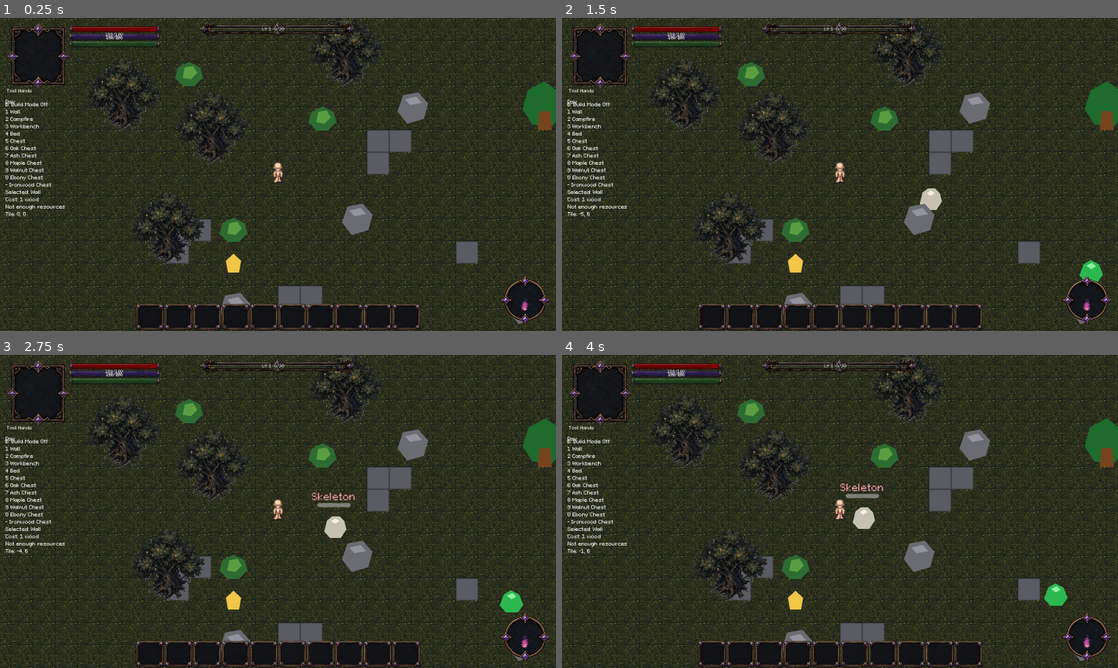
Above: before the commit, frames 1-4 (two rows, left to right).
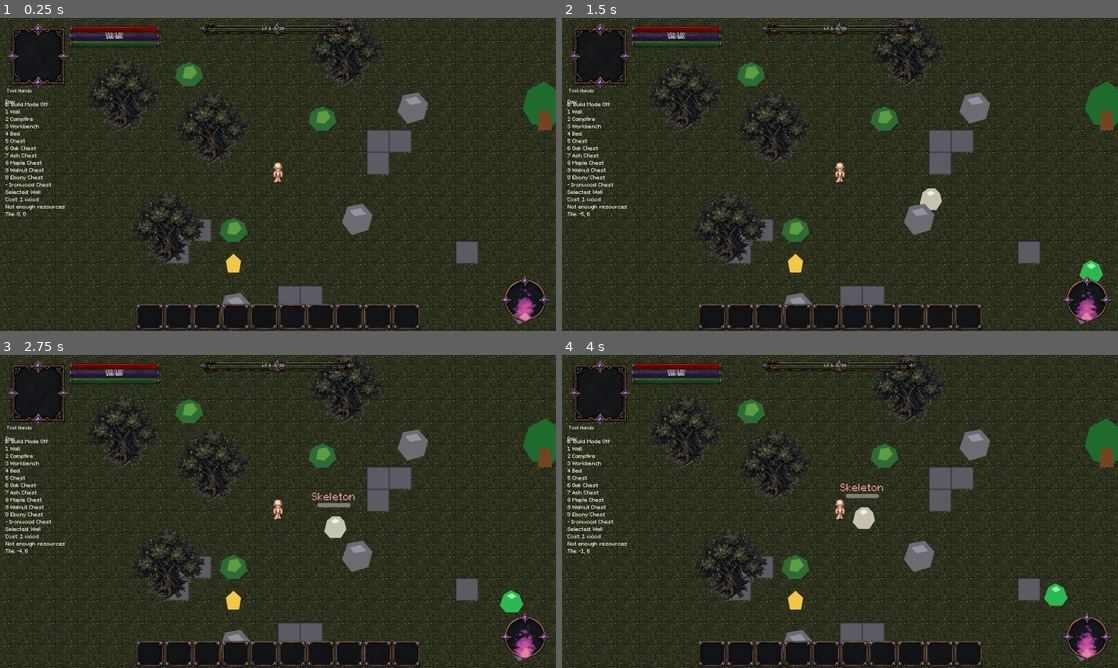
Above: after the commit, the same moments.

Repository: ramonsamagaio/Oathwake-Main
Game: Godot game, scene res://scenes/Main.tscn
Same seed, same stepped clock (60 frames per second), same inputs: the game is played once before the commit and once after it. This scene is started directly instead of the project's main scene.
Inputs (mouse positions are in pixels of both pictures, inside the frame that each line leads up to):
- Up to frame 1 (0.25 s): no input
- Up to frame 2 (1.5 s): click (712, 315) at 0.5 s; click (739, 315) at 1.25 s
- Up to frame 3 (2.75 s): click (205, 652) at 2 s
- Up to frame 4 (4 s): click (795, 655) at 2.75 s; click (828, 652) at 3.5 s

The runs differ from the first frame. In frame 1, 0.3% of the frame differs, in the area x 18-97%, y 2-97%; in frame 2, 0.3%; in frame 3, 0.3%; in frame 4, 0.3%.

Commit message:
inventario ainda

Diff:
--- a/scripts/ui/HUDStatusUI.gd
+++ b/scripts/ui/HUDStatusUI.gd
@@ -85,22 +85,22 @@
 	var stamina_rect := _get_rect("hud.stamina_bar", Rect2(196, 26, 270, 63))
 	_life_width = life_rect.size.x
 	_life_clip = _add_fill_bar("hud.life_bar", LIFE_BAR_PATH, life_rect)
-	_life_label = _add_bar_label(life_rect, 11)
+	_life_label = _add_bar_label(life_rect, 11, -1.0)
 
 	_mana_width = mana_rect.size.x
 	_mana_clip = _add_fill_bar("hud.mana_bar", MANA_BAR_PATH, mana_rect)
-	_mana_label = _add_bar_label(mana_rect, 10)
+	_mana_label = _add_bar_label(mana_rect, 10, -1.0)
 
 	_stamina_width = stamina_rect.size.x
 	_stamina_clip = _add_fill_bar("hud.stamina_bar", STAMINA_BAR_PATH, stamina_rect)
-	_stamina_label = _add_bar_label(stamina_rect, 10)
+	_stamina_label = _add_bar_label(stamina_rect, 10, -1.0)
 
 	var xp_frame_rect := _get_rect("hud.xp_bar_frame", Rect2(549, 1, 476, 61))
 	var xp_fill_rect := _get_rect("hud.xp_bar_fill", Rect2(595, 29, 417, 61))
 	_xp_width = xp_fill_rect.size.x
 	_xp_clip = _add_fill_bar("hud.xp_bar_fill", EXP_BAR_PATH, xp_fill_rect)
 	_add_layout_texture_rect(EXP_BORDER_PATH, "hud.xp_bar_frame", xp_frame_rect)
-	_xp_label = _add_bar_label(xp_frame_rect, 11)
+	_xp_label = _add_bar_label(xp_frame_rect, 11, -1.0)
 
 	_add_layout_texture_rect(FLAME_FRAME_PATH, "hud.alignment_flame_frame", Rect2(1415, 723, 167, 159))
 	_add_alignment_flame()
@@ -143,13 +143,15 @@
 	return clip
 
 
-func _add_bar_label(rect: Rect2, font_size := 11) -> Label:
+func _add_bar_label(rect: Rect2, font_size := 11, vertical_bias := -1.0) -> Label:
 	var label := Label.new()
 	label.mouse_filter = Control.MOUSE_FILTER_IGNORE
+	label.clip_contents = false
+	label.visible = true
 	label.show_behind_parent = false
 	label.horizontal_alignment = HORIZONTAL_ALIGNMENT_CENTER
 	label.vertical_alignment = VERTICAL_ALIGNMENT_CENTER
-	label.position = rect.position
+	label.position = rect.position + Vector2(0, vertical_bias)
 	label.size = rect.size
 	add_child(label)
 	OathwakeTextStyle.apply_profile_to_label(label, "base_ui", null, font_size, 1)
@@ -168,6 +170,7 @@
 	_purple_fire.mouse_filter = Control.MOUSE_FILTER_IGNORE
 	add_child(_purple_fire)
 	UILayoutApplier.apply_texture_rect_from_layout(_purple_fire, _layout, "hud.alignment_flame", rect)
+	_scale_purple_fire(3.0)
 
 	_purple_fire_frames = _load_purple_fire_frames()
 	if not _purple_fire_frames.is_empty():
@@ -194,6 +197,17 @@
 		return
 	_purple_fire_frame_index = (_purple_fire_frame_index + 1) % _purple_fire_frames.size()
 	_purple_fire.texture = _purple_fire_frames[_purple_fire_frame_index]
+
+
+func _scale_purple_fire(multiplier: float) -> void:
+	if _purple_fire == null:
+		return
+	var base_size := _purple_fire.size
+	if base_size.x <= 0.0 or base_size.y <= 0.0:
+		return
+	var scaled_size := base_size * multiplier
+	_purple_fire.position = _purple_fire.position + (base_size - scaled_size) * 0.5
+	_purple_fire.size = scaled_size
 
 
 func _load_purple_fire_frames() -> Array[Texture2D]:
